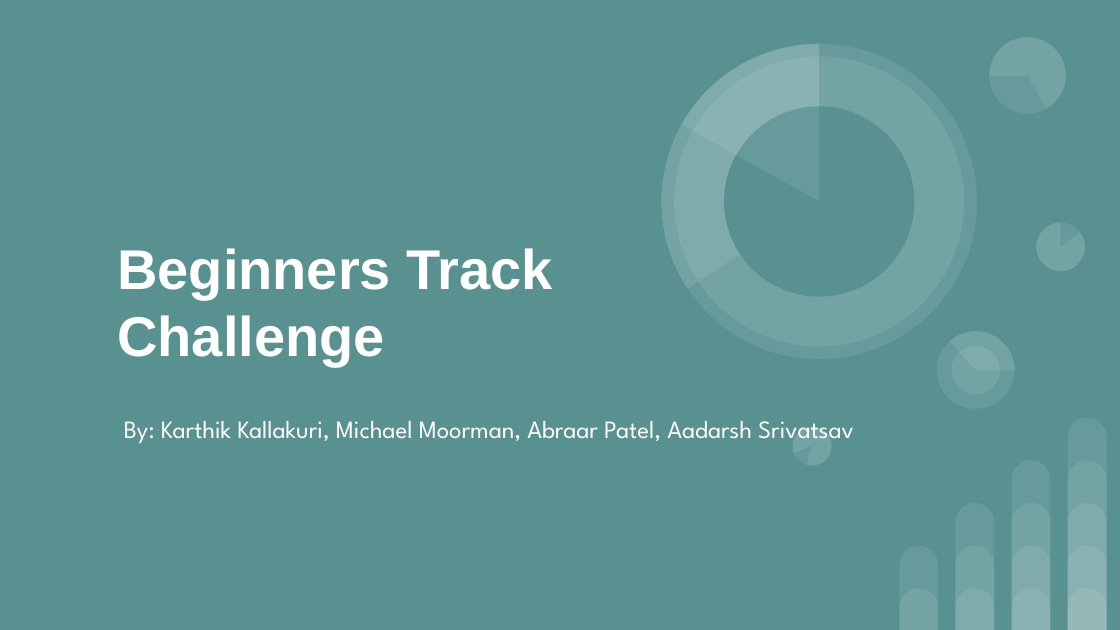
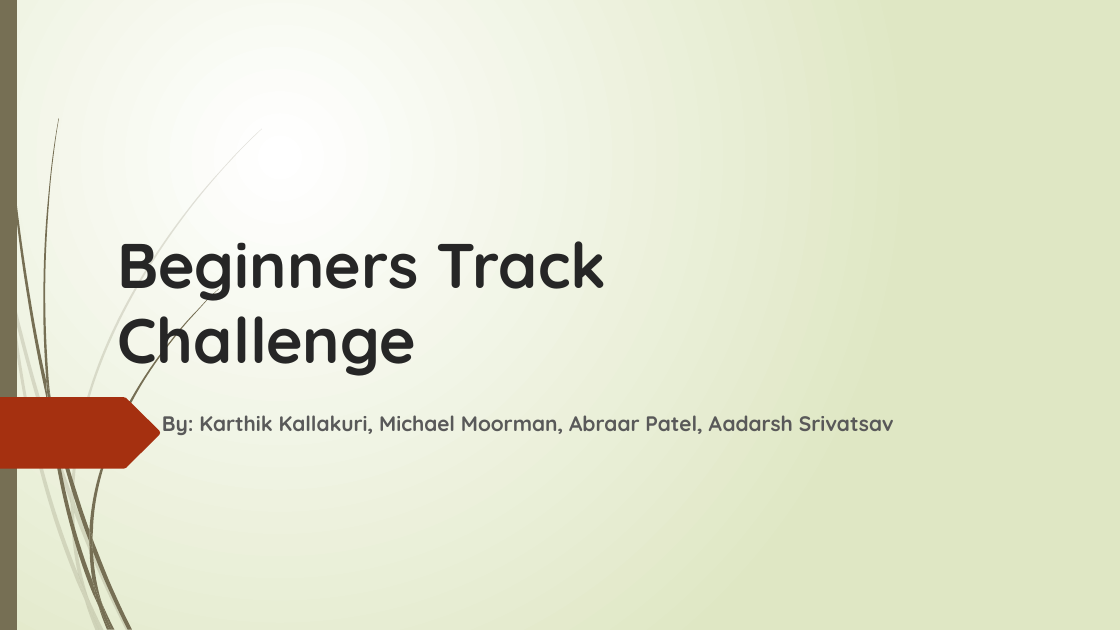
Before and after one commit to a23patel/Rice-Datathon-2023, a slide deck: slide 1 of Beginners Track Challenge.pptx. Drawn at 1120x630 pixels with LibreOffice and Linux fonts; fonts in the diff are those of the drawing. Boxes give left, top, right and bottom in pixels: in the first picture for what was removed or moved away, otherwise in the second. Text is boxed around its words. In the diff, an @@ line names an element or a change of style, - is before the commit and + after.

Commit message:
Final changes to powerpoint

```diff
--- a/Beginners Track Challenge.pptx
+++ b/Beginners Track Challenge.pptx
@@ background #599191 to gradient #FFFFFF to #DFE8C4 @@
@@ rectangle added at <box>0,0,17,629</box>, fill #766F54 @@
@@ title "Beginners Track Challenge" at <box>117,241,607,380</box>: size 36 to 40.5 pt, font Arial to Quicksand, text colour #FFFFFF to #262626 @@
@@ freeform shape added at <box>0,398,160,469</box>, fill #A53010 @@
@@ subtitle "By: Karthik Kallakuri, Michael Moorman, ...": place and size @@
-subtitle "By: Karthik Kallakuri, Michael Moorman, ..." at <box>124,421,854,443</box>
+subtitle "By: Karthik Kallakuri, Michael Moorman, ..." at <box>162,415,894,435</box>
@@ subtitle "By: Karthik Kallakuri, Michael Moorman, ..." at <box>162,415,894,435</box>: size 16 to 13.5 pt, font League Spartan to Quicksand, text colour #FFFFFF to #595959, bold on @@
@@ group removed at <box>618,0,1084,471</box>: 8 ellipses, 6 pie slice (boxed as its full ellipse)s @@
@@ group added at <box>0,129,262,630</box>: 10 freeform shapes @@
@@ group added at <box>2,0,220,630</box>: 12 freeform shapes @@
@@ group removed at <box>899,418,1107,629</box>: 14 round same rects @@
```
Also in this commit, not shown: 22 other slides changed.
